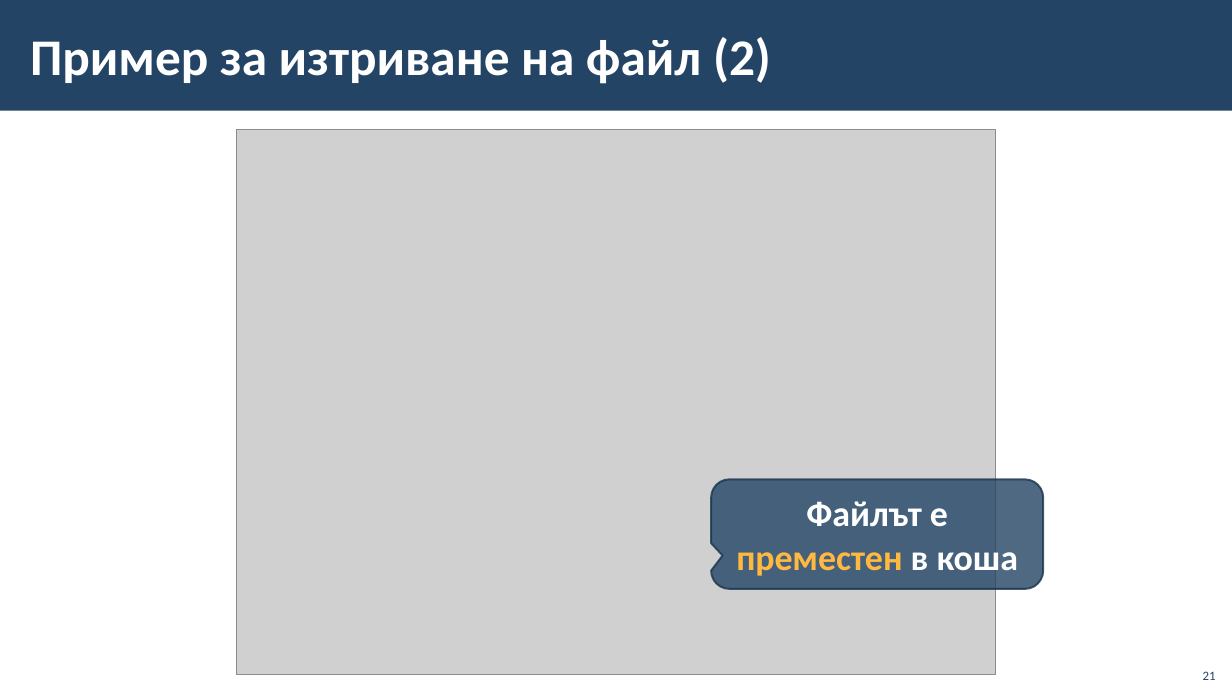
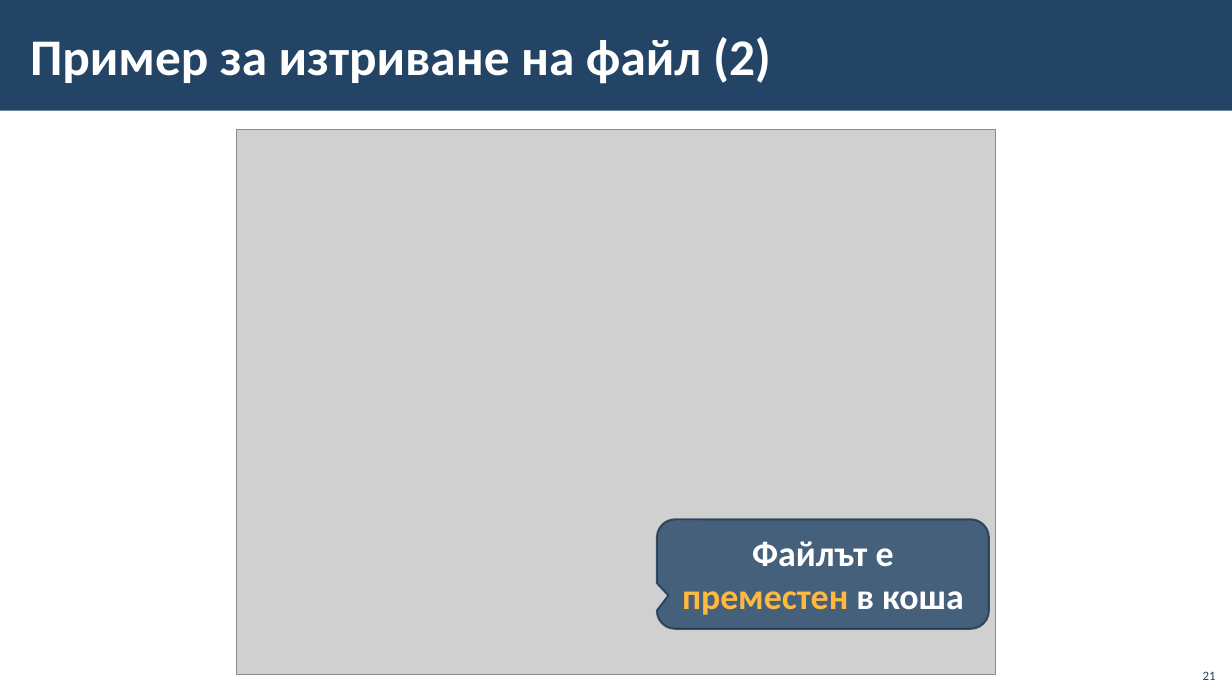
Before and after one commit to BG-IT-Edu/School-Programming, a slide deck: slide 21 of Courses/Computer-Modeling-and-IT/Computer-Modeling-and-IT-5-Class/04-File-System/04-File-System.pptx. Drawn at 1232x693 pixels with LibreOffice and Linux fonts; fonts in the diff are those of the drawing; grey boxes stand for pictures; background and template pictures are left out. Boxes give left, top, right and bottom in pixels: in the first picture for what was removed or moved away, otherwise in the second. Text is boxed around its words. In the diff, an @@ line names an element or a change of style, - is before the commit and + after.

```diff
--- a/Courses/Computer-Modeling-and-IT/Computer-Modeling-and-IT-5-Class/04-File-System/04-File-System.pptx
+++ b/Courses/Computer-Modeling-and-IT/Computer-Modeling-and-IT-5-Class/04-File-System/04-File-System.pptx
@@ rounded speech box "Файлът е преместен в коша": place and size @@
-rounded speech box "Файлът е преместен в коша" at box(712, 480, 1043, 590)
+rounded speech box "Файлът е преместен в коша" at box(657, 519, 989, 629)
```
Also in this commit, not shown: 17 other slides changed, 13 other files.
